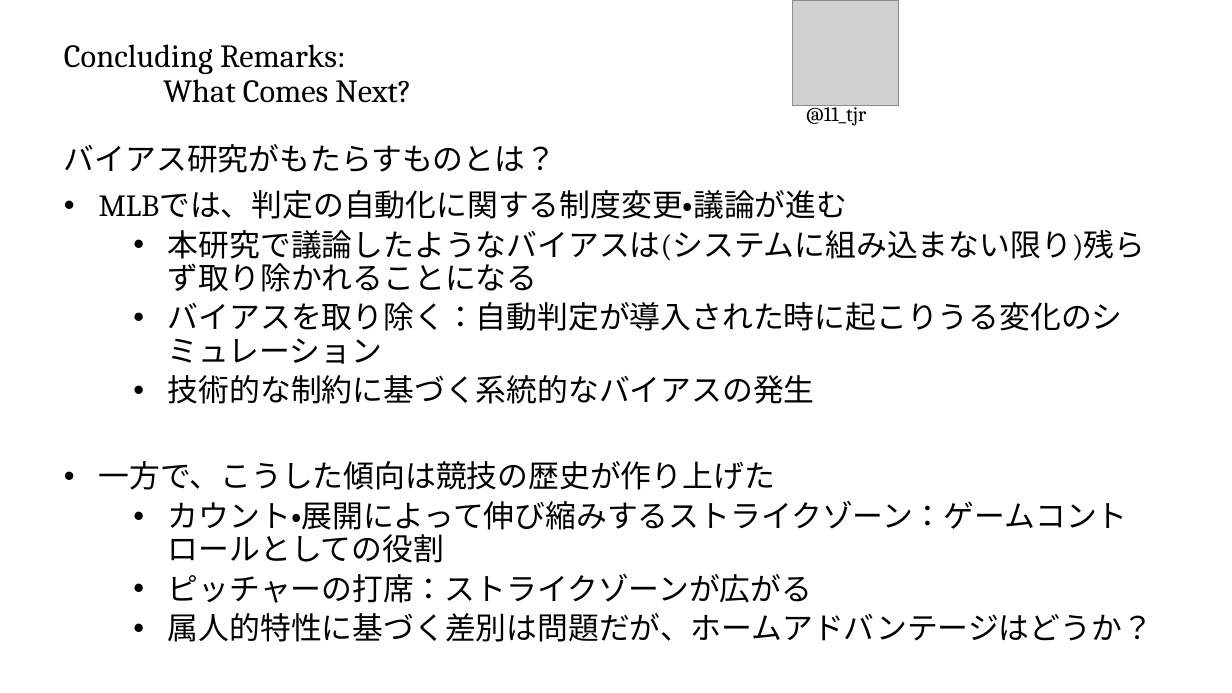
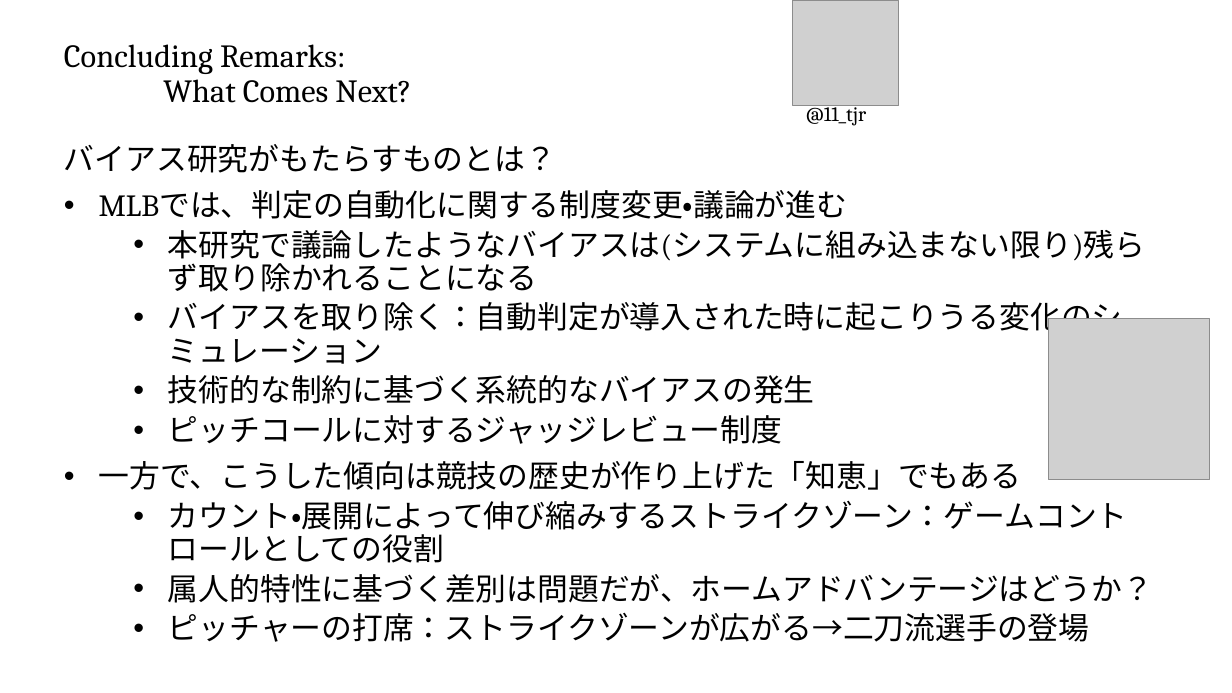
Before and after one commit to T-Reio/ballgame_analysis, a slide deck: slide 11 of slides/spoana13.pptx. Drawn at 1232x693 pixels with LibreOffice and Linux fonts; fonts in the diff are those of the drawing; grey boxes stand for pictures; background and template pictures are left out. Boxes give left, top, right and bottom in pixels: in the first picture for what was removed or moved away, otherwise in the second. Text is boxed around its words. In the diff, an @@ line names an element or a change of style, - is before the commit and + after.

```diff
--- a/slides/spoana13.pptx
+++ b/slides/spoana13.pptx
@@ picture added at <box>1049,319,1210,480</box> @@
@@ text at <box>99,415,1022,490</box>: text changed @@
-• 一方で、こうした傾向は競技の歴史が作り上げた
+  • ピッチコールに対するジャッジレビュー制度
+• 一方で、こうした傾向は競技の歴史が作り上げた「知恵」でもある
@@ text at <box>168,574,812,603</box>: paragraph removed @@
-  • ピッチャーの打席：ストライクゾーンが広がる
@@ text at <box>168,613,1090,642</box>: paragraph added @@
+  • ピッチャーの打席：ストライクゾーンが広がる→二刀流選手の登場
```
Also in this commit, not shown: 7 other slides changed, 1 other file.
